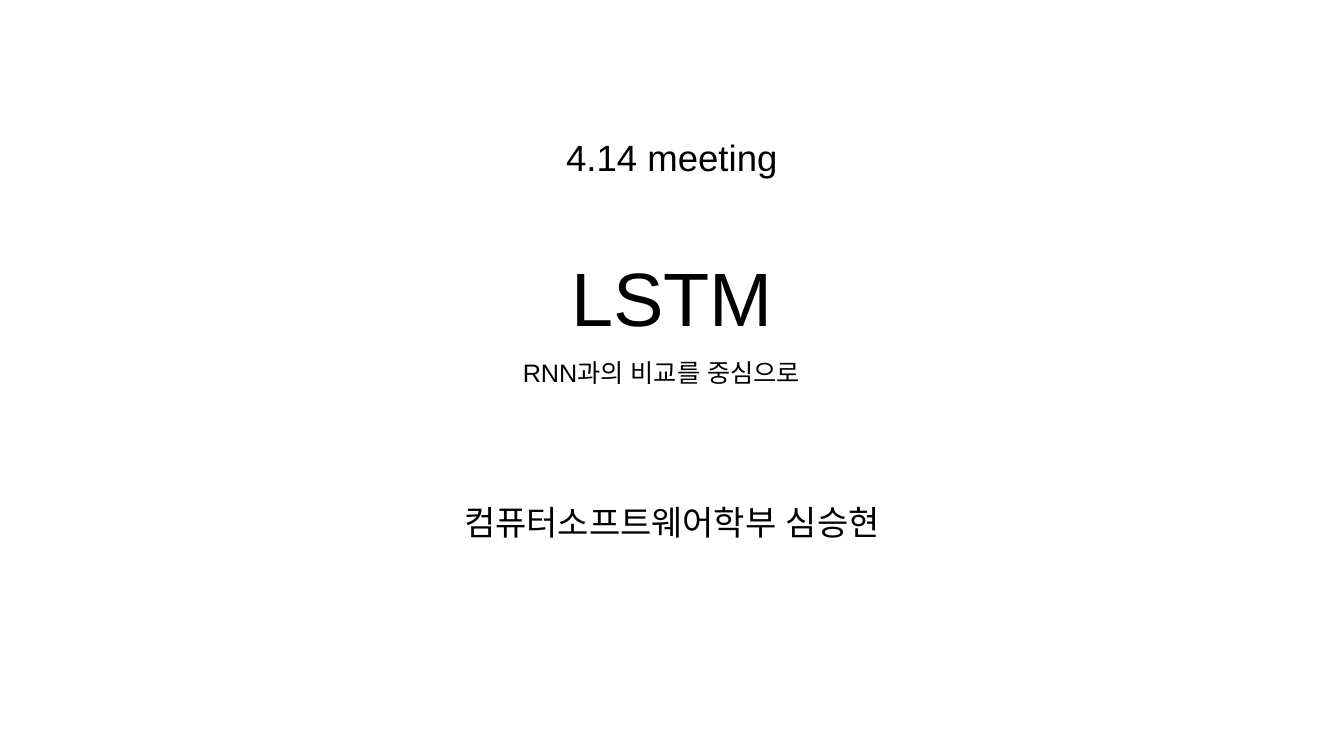
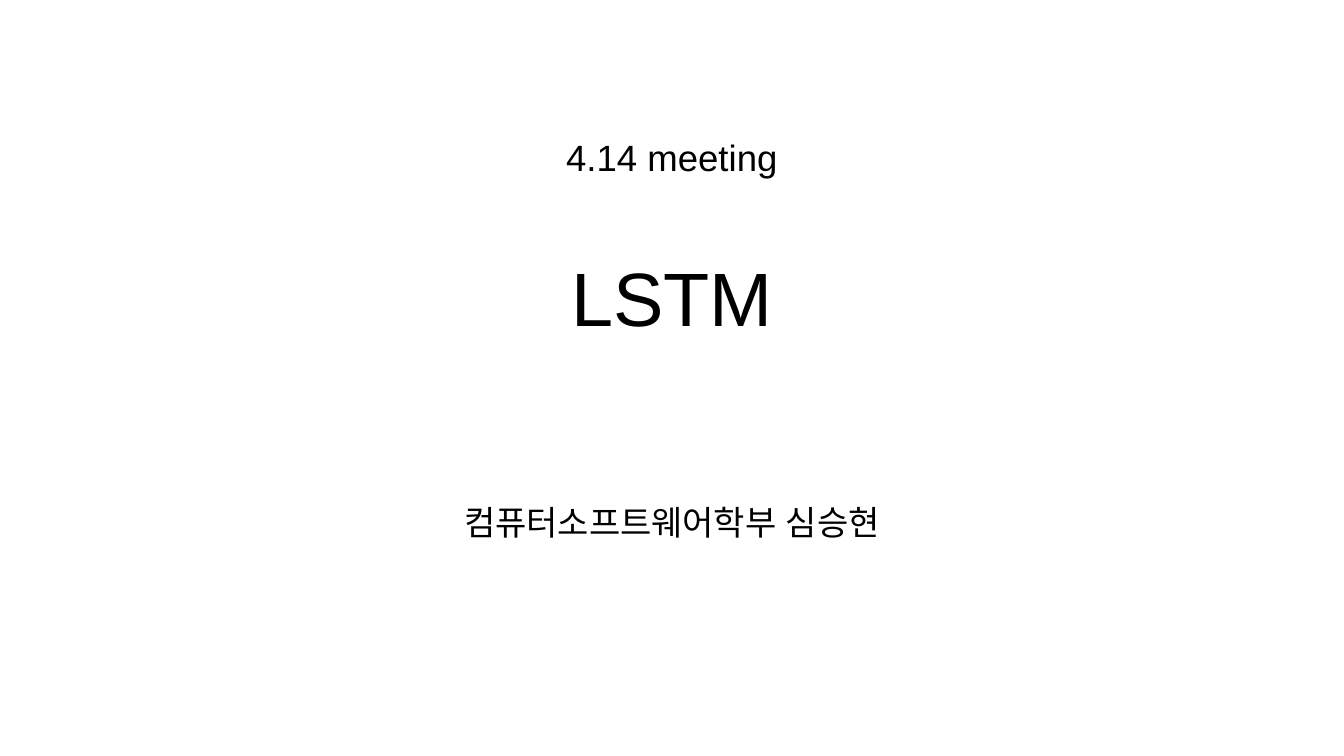
Before and after one commit to SiLviASizZ/HYU_2022, a slide deck: slide 1 of gradproj/meeting/0407_meeting/발표자료/LSTM.pptx. Drawn at 1344x756 pixels with LibreOffice and Linux fonts; fonts in the diff are those of the drawing. Boxes give left, top, right and bottom in pixels: in the first picture for what was removed or moved away, otherwise in the second. Text is boxed around its words. In the diff, an @@ line names an element or a change of style, - is before the commit and + after.

```diff
--- a/gradproj/meeting/0407_meeting/발표자료/LSTM.pptx
+++ b/gradproj/meeting/0407_meeting/발표자료/LSTM.pptx
@@ text removed at (523, 361, 800, 384) @@
-RNN과의 비교를 중심으로
```
Also in this commit, not shown: 3 other slides changed, 8 slides added, 1 other file.
